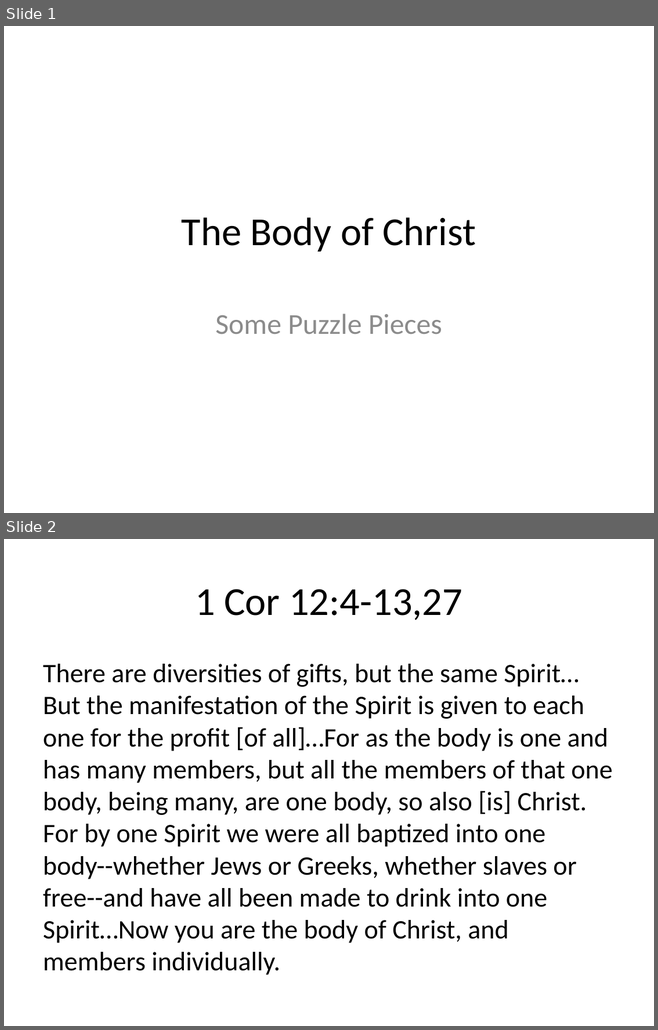
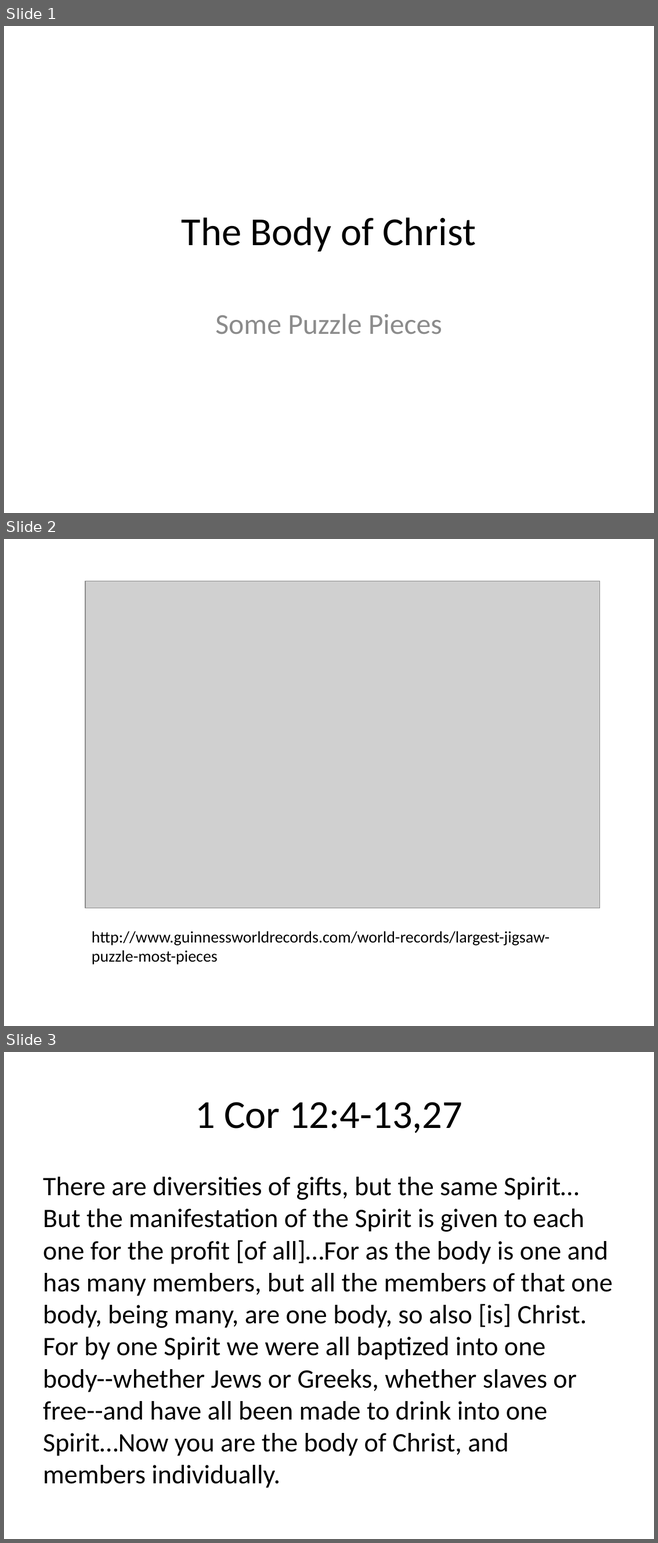
Before and after one commit to sjanhunen/dokimazo, a slide deck: presentations/ThePuzzle.pptx. Shown one above the other, each under a label of ours: slides 1 and 2 before the commit, slides 1, 2 and 3 after it. The pictures are 658x1030 and 658x1543 pixels, drawn with LibreOffice and Linux fonts; fonts in the diff are those of the drawing; grey boxes stand for pictures. Boxes give left, top, right and bottom in pixels: in the first picture for what was removed or moved away, otherwise in the second. Text is boxed around its words. In the diff, an @@ line names an element or a change of style, - is before the commit and + after.

```diff
--- a/presentations/ThePuzzle.pptx
+++ b/presentations/ThePuzzle.pptx
@@ slide 2 added at [4,539,654,1026], background #FFFFFF @@
@@ picture added at [85,581,600,908] @@
@@ text added at [92,931,549,965], 18 pt, text #000000 @@
+http://www.guinnessworldrecords.com/world-records/largest-jigsaw-puzzle-most-pieces
@@ what was slide 2 is now slide 3 @@
```
Also in this commit, not shown: 13 slides changed, 1 other slide added.
